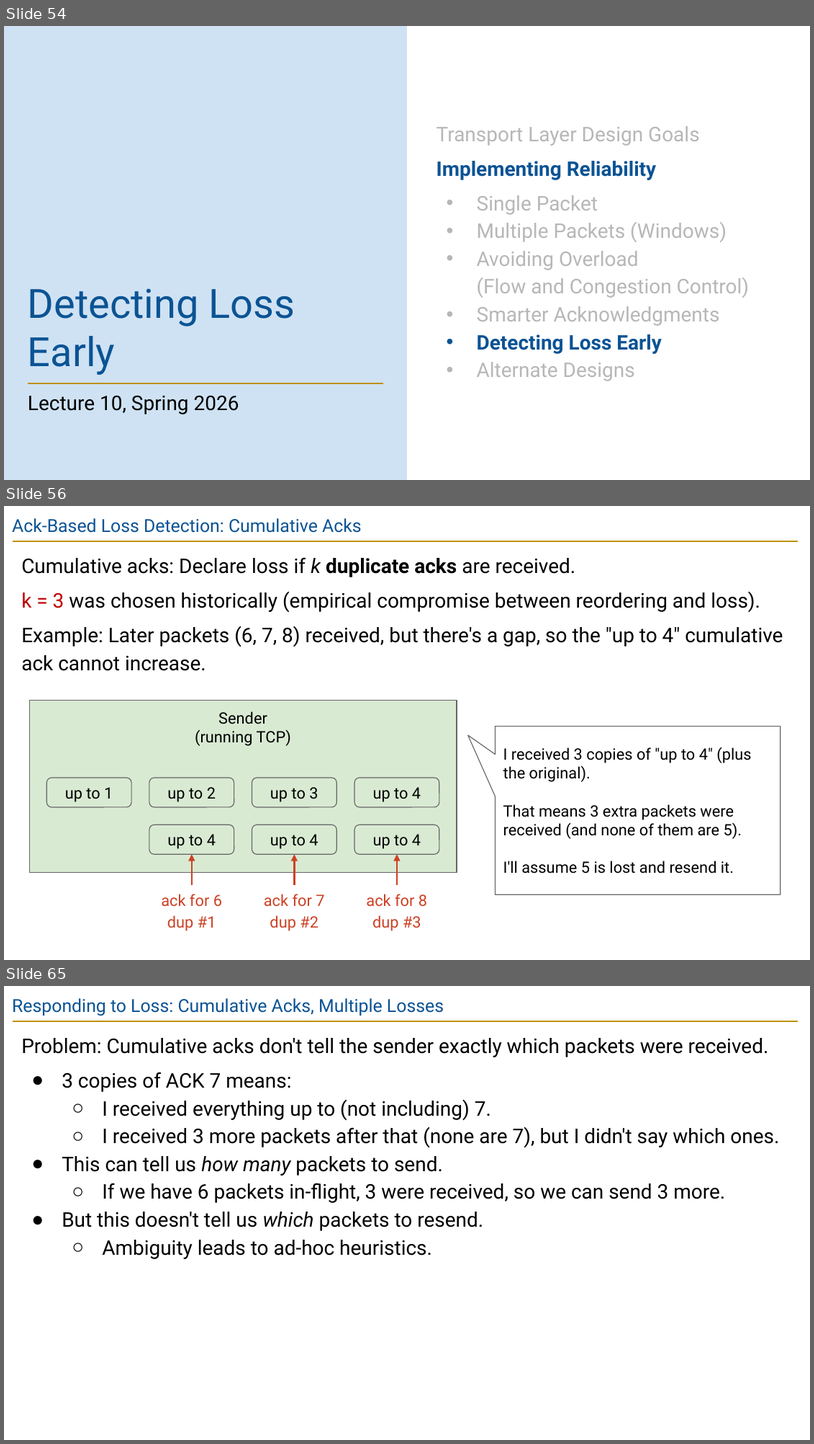
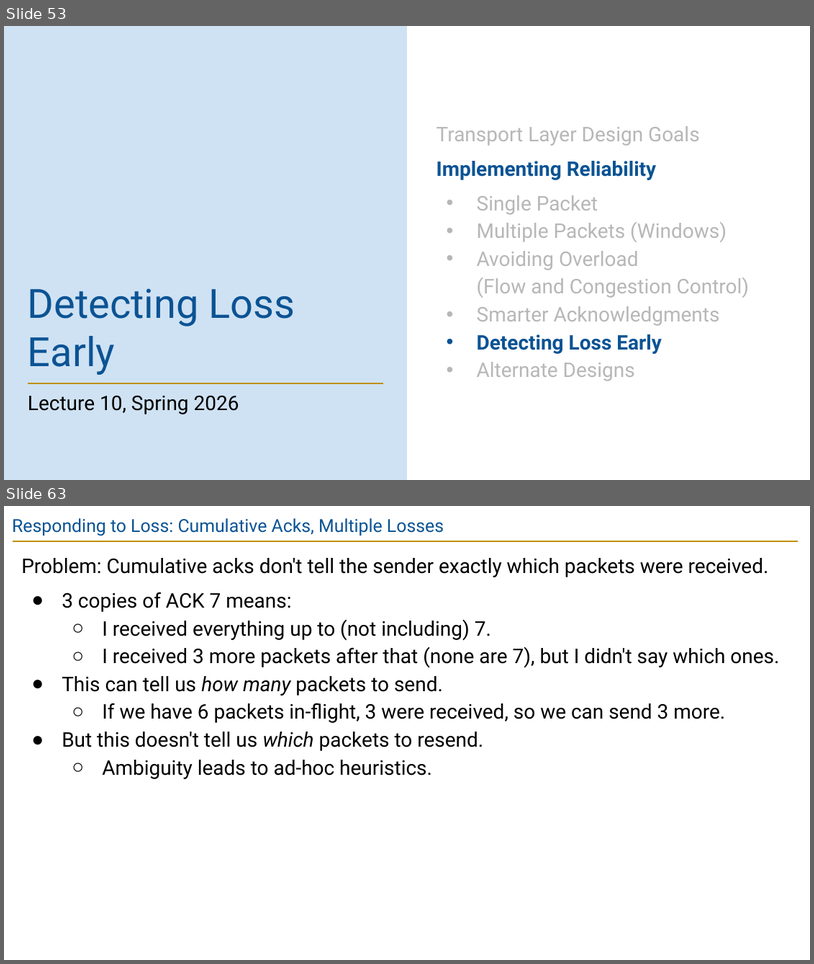
Before and after one commit to guhofstra/CSC175Sp26, a slide deck: PPTs/Lecture 10 - Reliability.pptx. Shown one above the other, each under a label of ours: slides 54, 56 and 65 before the commit, slides 53 and 63 after it; the slides between them are not shown. The pictures are 814x1444 and 814x964 pixels, drawn with LibreOffice and Linux fonts; fonts in the diff are those of the drawing. Boxes give left, top, right and bottom in pixels: in the first picture for what was removed or moved away, otherwise in the second. Text is boxed around its words. In the diff, an @@ line names an element or a change of style, - is before the commit and + after.

```diff
--- a/PPTs/Lecture 10 - Reliability.pptx
+++ b/PPTs/Lecture 10 - Reliability.pptx
@@ slide 56 removed at box(4, 506, 810, 960), background #FFFFFF; not listed: 1 template element that a slide beside it also shows @@
@@ title removed at box(12, 518, 362, 533) @@
-Ack-Based Loss Detection: Cumulative Acks
@@ text removed at box(21, 557, 783, 671) @@
-Cumulative acks: Declare loss if k duplicate acks are received.
-k = 3 was chosen historically (empirical compromise between reordering and loss).
-Example: Later packets (6, 7, 8) received, but there's a gap, so the "up to 4" cumulative ack cannot increase.
@@ rectangle removed at box(29, 700, 456, 872) @@
-Sender
-(running TCP)
@@ rounded speech box removed at box(495, 726, 781, 895) @@
-I received 3 copies of "up to 4" (plus the original).
-That means 3 extra packets were received (and none of them are 5).
-I'll assume 5 is lost and resend it.
@@ rounded rectangle removed at box(46, 777, 131, 808) @@
-up to 1
@@ rounded rectangle removed at box(149, 777, 234, 808) @@
-up to 2
@@ rounded rectangle removed at box(252, 777, 337, 808) @@
-up to 3
@@ rounded rectangle removed at box(355, 777, 440, 808) @@
-up to 4
@@ rounded rectangle removed at box(149, 824, 234, 854) @@
-up to 4
@@ rounded rectangle removed at box(252, 824, 337, 854) @@
-up to 4
@@ rounded rectangle removed at box(355, 824, 440, 854) @@
-up to 4
@@ arrow removed from (192, 885) to (192, 854) @@
@@ arrow removed from (294, 885) to (294, 854) @@
@@ arrow removed from (396, 885) to (396, 854) @@
@@ text removed at box(161, 893, 222, 931) @@
-ack for 6
-dup #1
@@ text removed at box(264, 893, 324, 931) @@
-ack for 7
-dup #2
@@ text removed at box(366, 893, 427, 931) @@
-ack for 8
-dup #3
@@ what was slide 54 is now slide 53 @@
@@ what was slide 65 is now slide 63 @@
```
Also in this commit, not shown: 10 slides changed, 1 slide added, 3 other slides removed, 14 other files.
